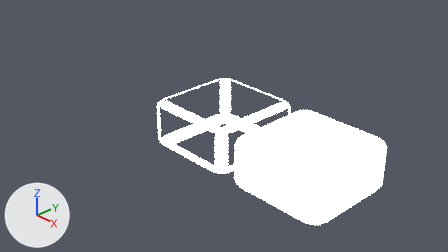
Renders of the Blender file assets/tiles.blend from each side of a commit.
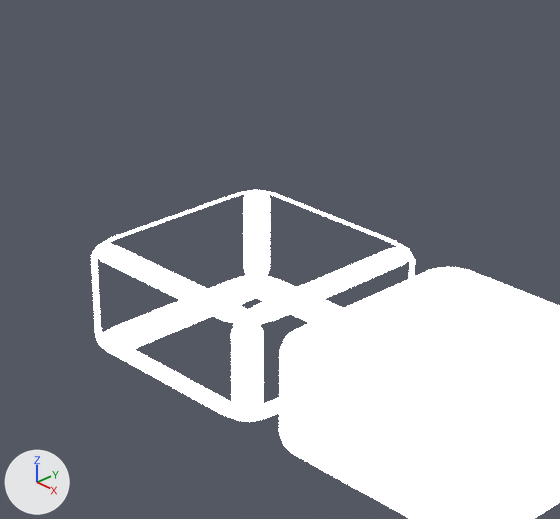
There are two pictures of each version: one from the file's camera 'Camera', one close up on the part from 27% to 78% of the width and 0% to 85% of the height. Every picture has the same lights, and +X, +Y and +Z are marked at lower left.

Objects in the first close-up: 'tile_empty', 'tile_filled'.
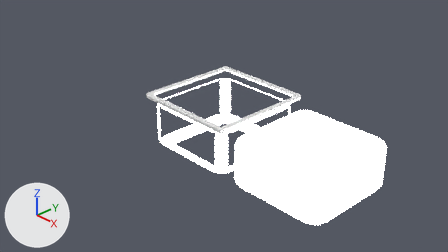
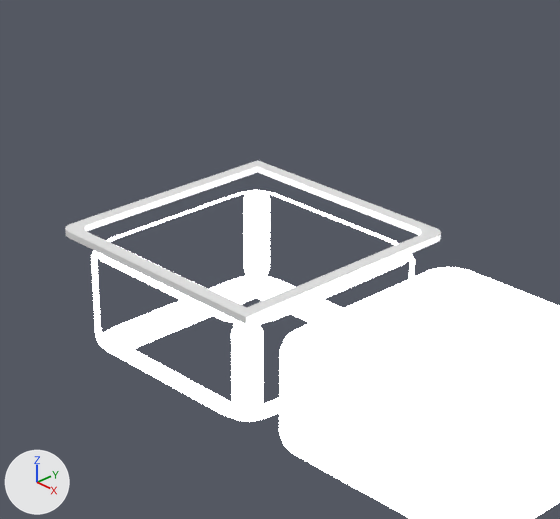
What differs and where, as boxes (x1, y1, x2, y2) in the close-ups (560 x 519 px):
'Cursor', added
    after: (65, 160, 441, 324)

Diff of the bpy script that builds the scene:
```diff
--- a/assets/tiles.blend.py
+++ b/assets/tiles.blend.py
@@ me_cursor @@
+me_cursor.from_pydata(...)  # 56 vertices, 52 faces; spans x -1.0..1.0, y -1.0..1.0, z 0.0..0.05
@@ ob_cursor @@
+ob_cursor = bpy.data.objects.new('Cursor', me_cursor)
+ob_cursor.location = (0.0, 0.0, 0.5)
```
